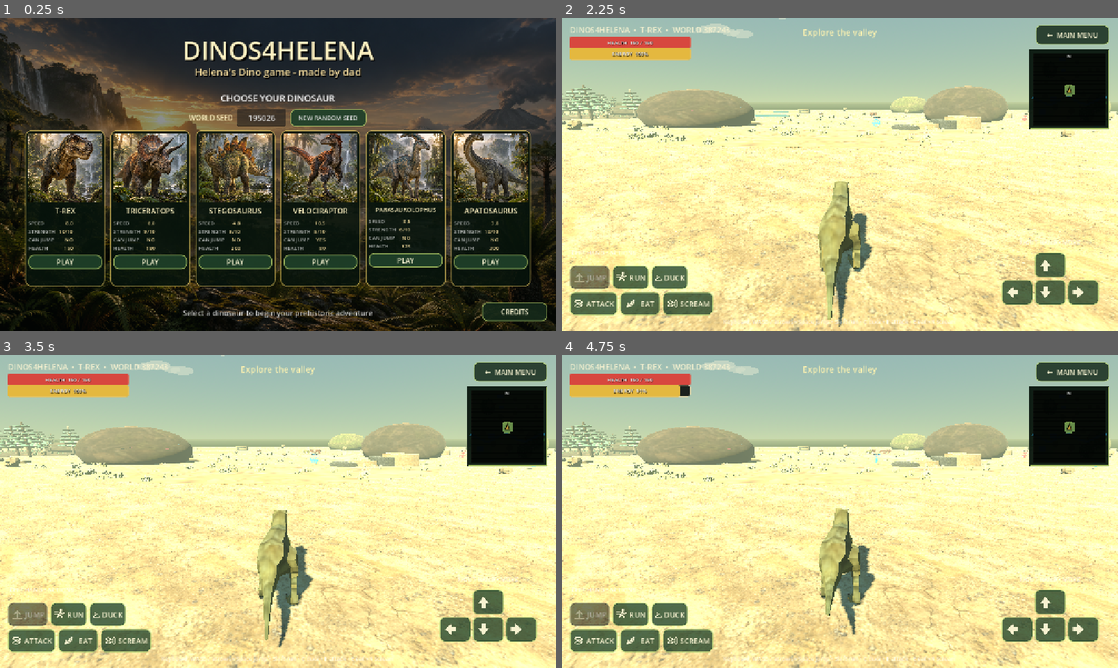
Above: before the commit, frames 1-4 (two rows, left to right).
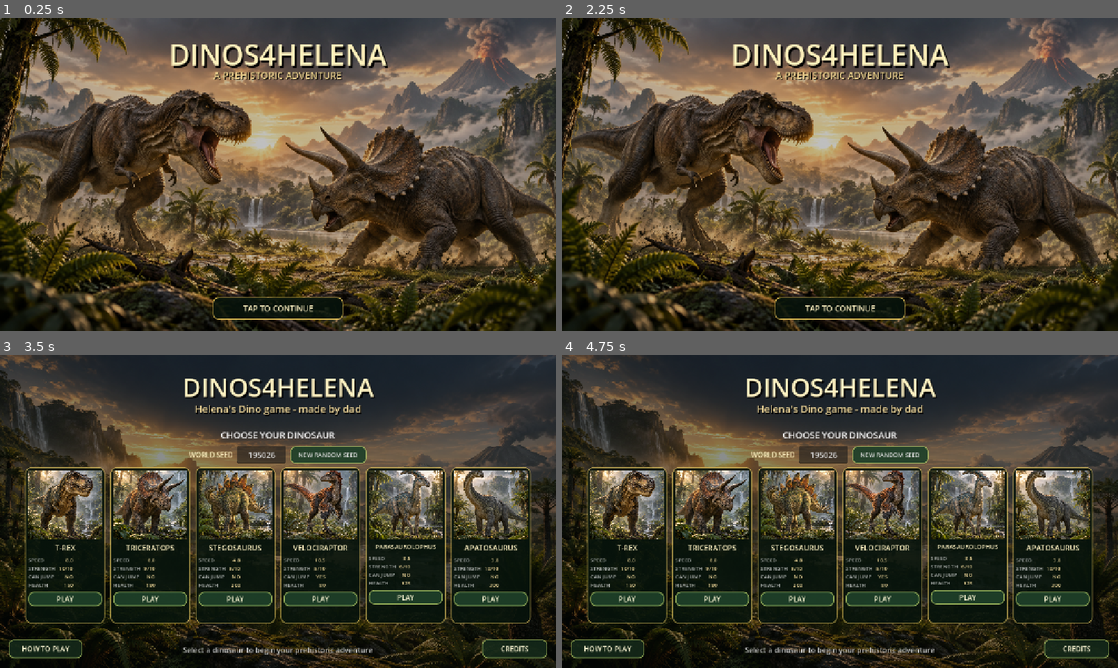
Above: after the commit, the same moments.

Repository: Studio-Level-6128/Dinos4Helena
Game: Godot game, scene res://scenes/main.tscn
Same seed, same stepped clock (60 frames per second), same inputs: the game is played once before the commit and once after it.
Inputs (mouse positions are in pixels of both pictures, inside the frame that each line leads up to):
- Up to frame 1 (0.25 s): no input
- Up to frame 2 (2.25 s): click (890, 118) at 0.5 s, where only the run before the commit has a clickable "NEW RANDOM SEED"; click (890, 118) at 1.25 s, where only the run before the commit has a clickable "NEW RANDOM SEED"; click (628, 168) at 2.02 s
- Up to frame 3 (3.5 s): click (278, 646) at 2.75 s, where only the run after the commit has a clickable "TAP TO CONTINUE"
- Up to frame 4 (4.75 s): click (606, 649) at 3.5 s, where only the run after the commit has a clickable "HOW TO PLAY"; click (840, 624) at 4.25 s, where only the run after the commit has a clickable "BACK"

The runs differ from the first frame. In frame 1, 79% of the frame differs, in the area x 0-100%, y 0-100%; in frame 2, 99%; in frame 3, 99%; in frame 4, 99%.

Commit message:
better docu

Diff:
--- a/project.godot
+++ b/project.godot
@@ -9,6 +9,10 @@
 run/main_scene="res://scenes/main.tscn"
 config/icon="res://assets/icon.svg"
 config/features=PackedStringArray("4.7", "GL Compatibility")
+boot_splash/bg_color=Color(0.015, 0.025, 0.018, 1)
+boot_splash/image="res://assets/ui/menu/dino-fight-splash.png"
+boot_splash/fullsize=true
+boot_splash/use_filter=true
 
 [display]
 
--- a/scripts/baby_dino.gd
+++ b/scripts/baby_dino.gd
@@ -1,5 +1,7 @@
 extends CharacterBody3D
 
+# Lightweight companion controller. Babies deliberately reuse adult models and
+# configuration at a reduced scale, but omit energy and combat objectives.
 signal died(baby: CharacterBody3D)
 
 const CONFIG_PATH := "res://config/dinosaurs.cfg"
@@ -71,6 +73,8 @@
 	var direction := Vector3.ZERO
 	var speed := walk_speed
 	if is_instance_valid(parent_dino) and not bool(parent_dino.get("dead")):
+		# Alternate companions left/right and place later babies slightly farther
+		# back. A short catch-up boost prevents permanent loss behind obstacles.
 		var side_sign := 1.0 if companion_index % 2 == 0 else -1.0
 		var rank := float(companion_index / 2)
 		var lateral_distance := float(parent_dino.get("collision_radius")) + collision_radius + 1.1 + rank * 1.4
--- a/scripts/cloud.gd
+++ b/scripts/cloud.gd
@@ -1,5 +1,7 @@
 extends Node3D
 
+# Moves one procedural cloud across the square world and wraps it at the edge,
+# avoiding continuous cloud creation and deletion on mobile devices.
 var travel_direction := Vector3.RIGHT
 var travel_speed := 1.0
 var world_limit := 230.0
--- a/scripts/egg_nest.gd
+++ b/scripts/egg_nest.gd
@@ -1,5 +1,7 @@
 extends Area3D
 
+# Non-solid breeding interaction. The Area3D detects the player but uses
+# collision_layer 0, so the visible nest and egg never obstruct movement.
 signal hatched(parent_dino: CharacterBody3D, hatch_position: Vector3)
 signal status_changed(message: String)
 
@@ -26,6 +28,8 @@
 
 
 func _physics_process(delta: float) -> void:
+	# Incubation requires one uninterrupted duck hold. Leaving the nest or
+	# standing up resets progress, making an accidental pass-over harmless.
 	if hatching or not is_instance_valid(nearby_player):
 		return
 	var ducking := nearby_player.has_method("is_ducking") and bool(nearby_player.call("is_ducking"))
--- a/scripts/generated_materials.gd
+++ b/scripts/generated_materials.gd
@@ -1,5 +1,7 @@
 extends RefCounted
 
+# Central material factory for generated textures. Triplanar projection lets a
+# small texture library cover unrelated source meshes without editing their UVs.
 const DINO_TEXTURES: Array[Texture2D] = [
 	preload("res://assets/textures/generated/dino_skin_olive.png"),
 	preload("res://assets/textures/generated/dino_skin_russet.png"),
--- a/scripts/main.gd
+++ b/scripts/main.gd
@@ -1,5 +1,8 @@
 extends Node3D
 
+# Main application controller. This script owns the menu/HUD, seeded world
+# generation, and the creation of runtime actors. Individual actor behavior
+# lives in the smaller scripts preloaded below.
 const PLAYER_SCRIPT := preload("res://scripts/player_dino.gd")
 const NPC_DINO_SCRIPT := preload("res://scripts/npc_dino.gd")
 const MINIMAP_SCRIPT := preload("res://scripts/minimap.gd")
@@ -12,6 +15,23 @@
 const HERBIVORE_IDS := ["triceratops", "stegosaurus", "parasaurolophus", "apatosaurus"]
 const CARNIVORE_IDS := ["trex", "velociraptor"]
 const MAP_HALF_SIZE := 200.0
+const PLAY_GUIDE_TEXT := """[b]MOVEMENT AND ACTIONS[/b]
+Use the right-hand arrows to move forward or backward and steer. Use the left-hand buttons to jump, run, duck, attack, eat, or scream. Keyboard controls are WASD/arrows, Space, Shift, C/Ctrl, F, E, and R.
+
+[b]HEALTH, ENERGY, AND FOOD[/b]
+Every action costs energy; running, jumping, and fighting cost more. At zero energy, health starts to fall. Herbivores regain energy by holding EAT near plants. Carnivores eat meat left by defeated dinosaurs. Red tokens restore health; blue and orange tokens temporarily double speed or strength.
+
+[b]WILDLIFE[/b]
+Herbivores travel in moving packs. They flee hunters, but fight back and defend members of their own species. A matching herbivore player can shelter with a pack. Carnivores stalk prey, avoid fights they are unlikely to win, feed after a kill, and retreat when badly injured. Dinosaurs never attack their own species.
+
+[b]EGGS AND BABIES[/b]
+Egg nests are hidden throughout the valley. Stand over an egg and hold DUCK until it hatches. The baby matches your species, follows beside you, and has its own health. Protect it from predators.
+
+[b]EXPLORING THE WORLD[/b]
+Trees, rocks, fallen logs, hills, and raised ledges are solid. Rivers and lakes divide the forest and grassland areas. Invisible walls keep dinosaurs inside the valley. The minimap reveals terrain as you explore and marks meat from defeated dinosaurs.
+
+[b]WORLD SEEDS[/b]
+The six-digit seed on the selection screen controls the complete map layout. Reuse a seed to replay the same valley or generate a new random one."""
 const ENVIRONMENT_MODEL_PATHS := {
 	"tree": "res://assets/models/environment/araucaria_conifer.glb",
 	"fern": "res://assets/models/environment/forest_fern.glb",
@@ -32,6 +52,10 @@
 var game_hud: CanvasLayer
 var menu_layer: CanvasLayer
 var credits_overlay: Control
+var play_guide_overlay: Control
+var splash_layer: CanvasLayer
+var splash_root: Control
+var splash_dismissed := false
 var health_bar: ProgressBar
 var energy_bar: ProgressBar
 var health_label: Label
@@ -65,14 +89,20 @@
 	assert(config_error == OK, "Could not load dinosaur configuration")
 	_create_input_actions()
 	_build_main_menu()
+	_build_splash_screen()
 
 
 func _start_game(dino_id: String) -> void:
+	# Tests and keyboard users may start directly, so make sure the splash can
+	# never remain above a running world.
+	_dismiss_splash(true)
 	_commit_world_seed()
 	selected_dino_id = dino_id
 	selected_dino_name = dinosaur_config.get_value(dino_id, "display_name", dino_id.capitalize())
 	if is_instance_valid(credits_overlay):
 		credits_overlay.hide()
+	if is_instance_valid(play_guide_overlay):
+		play_guide_overlay.hide()
 	menu_layer.hide()
 	world_root = Node3D.new()
 	world_root.name = "PrehistoricWorld"
@@ -263,7 +293,111 @@
 	credits_button.add_theme_stylebox_override("hover", _button_style(Color(0.18, 0.34, 0.2, 0.96), Color("f7f2d0")))
 	credits_button.pressed.connect(_open_credits)
 	root.add_child(credits_button)
+
+	var guide_button := Button.new()
+	guide_button.name = "PlayGuideButton"
+	guide_button.text = "HOW TO PLAY"
+	guide_button.set_anchors_preset(Control.PRESET_BOTTOM_LEFT)
+	guide_button.position = Vector2(20, -66)
+	guide_button.size = Vector2(170, 44)
+	guide_button.focus_mode = Control.FOCUS_NONE
+	guide_button.add_theme_font_size_override("font_size", 16)
+	guide_button.add_theme_color_override("font_color", Color("f7f2d0"))
+	guide_button.add_theme_stylebox_override("normal", _button_style(Color(0.08, 0.16, 0.1, 0.88), Color(0.72, 0.83, 0.42, 0.72)))
+	guide_button.add_theme_stylebox_override("hover", _button_style(Color(0.18, 0.34, 0.2, 0.96), Color("f7f2d0")))
+	guide_button.pressed.connect(_open_play_guide)
+	root.add_child(guide_button)
 	_build_credits_overlay(root)
+	_build_play_guide_overlay(root)
+
+
+func _build_splash_screen() -> void:
+	# CanvasLayer keeps the startup art above the menu while Godot finishes
+	# importing and preparing the first interactive screen.
+	splash_dismissed = false
+	menu_layer.hide()
+	splash_layer = CanvasLayer.new()
+	splash_layer.name = "StartupSplash"
+	splash_layer.layer = 20
+	add_child(splash_layer)
+	splash_root = Control.new()
+	splash_root.set_anchors_and_offsets_preset(Control.PRESET_FULL_RECT)
+	splash_layer.add_child(splash_root)
+
+	var artwork := TextureRect.new()
+	artwork.name = "DinoFightArtwork"
+	artwork.set_anchors_and_offsets_preset(Control.PRESET_FULL_RECT)
+	artwork.texture = load("res://assets/ui/menu/dino-fight-splash.png")
+	artwork.expand_mode = TextureRect.EXPAND_IGNORE_SIZE
+	artwork.stretch_mode = TextureRect.STRETCH_KEEP_ASPECT_COVERED
+	artwork.mouse_filter = Control.MOUSE_FILTER_IGNORE
+	splash_root.add_child(artwork)
+
+	var shade := ColorRect.new()
+	shade.set_anchors_and_offsets_preset(Control.PRESET_FULL_RECT)
+	shade.color = Color(0.01, 0.018, 0.012, 0.24)
+	shade.mouse_filter = Control.MOUSE_FILTER_IGNORE
+	splash_root.add_child(shade)
+
+	var title := Label.new()
+	title.text = "DINOS4HELENA"
+	title.horizontal_alignment = HORIZONTAL_ALIGNMENT_CENTER
+	title.set_anchors_preset(Control.PRESET_CENTER_TOP)
+	title.position = Vector2(-480, 38)
+	title.size = Vector2(960, 86)
+	title.add_theme_font_size_override("font_size", 66)
+	title.add_theme_color_override("font_color", Color("fff1bc"))
+	title.add_theme_color_override("font_shadow_color", Color(0, 0, 0, 0.95))
+	title.add_theme_constant_override("shadow_offset_x", 4)
+	title.add_theme_constant_override("shadow_offset_y", 5)
+	splash_root.add_child(title)
+
+	var subtitle := Label.new()
+	subtitle.text = "A PREHISTORIC ADVENTURE"
+	subtitle.horizontal_alignment = HORIZONTAL_ALIGNMENT_CENTER
+	subtitle.set_anchors_preset(Control.PRESET_CENTER_TOP)
+	subtitle.position = Vector2(-350, 116)
+	subtitle.size = Vector2(700, 38)
+	subtitle.add_theme_font_size_override("font_size", 22)
+	subtitle.add_theme_color_override("font_color", Color("f1d690"))
+	subtitle.add_theme_color_override("font_shadow_color", Color(0, 0, 0, 0.9))
+	subtitle.add_theme_constant_override("shadow_offset_x", 2)
+	subtitle.add_theme_constant_override("shadow_offset_y", 2)
+	splash_root.add_child(subtitle)
+
+	var continue_button := Button.new()
+	continue_button.name = "ContinueButton"
+	continue_button.text = "TAP TO CONTINUE"
+	continue_button.set_anchors_preset(Control.PRESET_CENTER_BOTTOM)
+	continue_button.position = Vector2(-150, -78)
+	continue_button.size = Vector2(300, 52)
+	continue_button.focus_mode = Control.FOCUS_NONE
+	continue_button.add_theme_font_size_override("font_size", 18)
+	continue_button.add_theme_color_override("font_color", Color("fff2c2"))
+	continue_button.add_theme_stylebox_override("normal", _button_style(Color(0.025, 0.075, 0.045, 0.86), Color(0.9, 0.76, 0.34, 0.9)))
+	continue_button.add_theme_stylebox_override("hover", _button_style(Color(0.12, 0.28, 0.13, 0.94), Color("fff2c2")))
+	continue_button.pressed.connect(_dismiss_splash)
+	splash_root.add_child(continue_button)
+	get_tree().create_timer(4.0).timeout.connect(_dismiss_splash)
+
+
+func _dismiss_splash(immediate := false) -> void:
+	if splash_dismissed:
+		return
+	splash_dismissed = true
+	if immediate or not is_instance_valid(splash_root):
+		if is_instance_valid(splash_layer):
+			splash_layer.queue_free()
+		menu_layer.show()
+		return
+	var tween := create_tween()
+	tween.tween_property(splash_root, "modulate:a", 0.0, 0.35)
+	tween.finished.connect(func() -> void:
+		if is_instance_valid(splash_layer):
+			splash_layer.queue_free()
+		if is_instance_valid(menu_layer):
+			menu_layer.show()
+	)
 
 
 func _build_credits_overlay(parent: Control) -> void:
@@ -356,6 +490,72 @@
 func _close_credits() -> void:
 	if is_instance_valid(credits_overlay):
 		credits_overlay.hide()
+
+
+func _build_play_guide_overlay(parent: Control) -> void:
+	play_guide_overlay = Control.new()
+	play_guide_overlay.name = "PlayGuideOverlay"
+	play_guide_overlay.set_anchors_and_offsets_preset(Control.PRESET_FULL_RECT)
+	play_guide_overlay.mouse_filter = Control.MOUSE_FILTER_STOP
+	parent.add_child(play_guide_overlay)
+
+	var shade := ColorRect.new()
+	shade.set_anchors_and_offsets_preset(Control.PRESET_FULL_RECT)
+	shade.color = Color(0.005, 0.015, 0.01, 0.88)
+	shade.mouse_filter = Control.MOUSE_FILTER_STOP
+	play_guide_overlay.add_child(shade)
+
+	var panel := PanelContainer.new()
+	panel.set_anchors_preset(Control.PRESET_CENTER)
+	panel.position = Vector2(-470, -310)
+	panel.size = Vector2(940, 620)
+	panel.add_theme_stylebox_override("panel", _credits_style())
+	play_guide_overlay.add_child(panel)
+
+	var column := VBoxContainer.new()
+	column.add_theme_constant_override("separation", 12)
+	panel.add_child(column)
+	var heading := Label.new()
+	heading.text = "HOW TO PLAY"
+	heading.horizontal_alignment = HORIZONTAL_ALIGNMENT_CENTER
+	heading.add_theme_font_size_override("font_size", 36)
+	heading.add_theme_color_override("font_color", Color("fff2c2"))
+	column.add_child(heading)
+
+	var guide_text := RichTextLabel.new()
+	guide_text.name = "PlayGuideText"
+	guide_text.bbcode_enabled = true
+	guide_text.text = PLAY_GUIDE_TEXT
+	guide_text.custom_minimum_size = Vector2(850, 430)
+	guide_text.size_flags_vertical = Control.SIZE_EXPAND_FILL
+	guide_text.scroll_active = true
+	guide_text.add_theme_font_size_override("normal_font_size", 16)
+	guide_text.add_theme_font_size_override("bold_font_size", 18)
+	guide_text.add_theme_color_override("default_color", Color("f4f0df"))
+	column.add_child(guide_text)
+
+	var close_button := Button.new()
+	close_button.name = "ClosePlayGuideButton"
+	close_button.text = "BACK"
+	close_button.custom_minimum_size = Vector2(210, 46)
+	close_button.size_flags_horizontal = Control.SIZE_SHRINK_CENTER
+	close_button.focus_mode = Control.FOCUS_NONE
+	close_button.add_theme_font_size_override("font_size", 17)
+	close_button.add_theme_stylebox_override("normal", _button_style(Color(0.12, 0.25, 0.16, 0.95), Color(0.72, 0.83, 0.42, 0.8)))
+	close_button.add_theme_stylebox_override("hover", _button_style(Color(0.24, 0.43, 0.22, 0.98), Color("f7f2d0")))
+	close_button.pressed.connect(_close_play_guide)
+	column.add_child(close_button)
+	play_guide_overlay.hide()
+
+
+func _open_play_guide() -> void:
+	if is_instance_valid(play_guide_overlay):
+		play_guide_overlay.show()
+
+
+func _close_play_guide() -> void:
+	if is_instance_valid(play_guide_overlay):
+		play_guide_overlay.hide()
 
 
 func _open_credits_github() -> void:
--- a/scripts/minimap.gd
+++ b/scripts/minimap.gd
@@ -1,5 +1,7 @@
 extends Control
 
+# Runtime-drawn minimap. World coordinates map into a fixed square and a small
+# byte grid stores persistent fog-of-war discovery without allocating textures.
 const FOG_GRID_SIZE := 40
 const REVEAL_RADIUS := 34.0
 const DRAW_INTERVAL := 0.12
--- a/scripts/npc_dino.gd
+++ b/scripts/npc_dino.gd
@@ -1,5 +1,8 @@
 extends CharacterBody3D
 
+# Shared wildlife controller. Carnivores use risk-aware hunt/stalk/feed states;
+# herbivores use flee/retaliate/defend states and a leader-based pack formation.
+# State priority is deliberate: survival and combat always override roaming.
 signal died(npc: CharacterBody3D)
 
 const CONFIG_PATH := "res://config/dinosaurs.cfg"
@@ -119,6 +122,8 @@
 		velocity.y -= gravity * delta
 	var move_direction := Vector3.ZERO
 	var move_speed := walk_speed
+	# Carnivore priority: retreat when critically hurt, feed when hungry, then
+	# hunt only targets that pass the combat-odds calculation.
 	if diet == "carnivore":
 		var retreat_threat := _nearest_opponent(AVOID_DANGER_RANGE * 1.6) if _is_heavily_injured() else null
 		if is_instance_valid(retreat_threat):
@@ -148,6 +153,8 @@
 			if state in ["hunting", "avoiding"]:
 				move_speed = run_speed
 	else:
+		# Herbivore priority: defend alerted allies, respond to a direct threat,
+		# then resume the moving pack formation.
 		if is_instance_valid(ally_defense_target):
 			var defense_offset := ally_defense_target.global_position - global_position
 			var defense_distance := Vector2(defense_offset.x, defense_offset.z).length()
@@ -250,6 +257,8 @@
 
 
 func _combat_odds(opponent: Node3D) -> float:
+	# Nearby same-species herbivores contribute partial defensive power. This is
+	# why a protected pack is unattractive while a temporary straggler is viable.
 	if not is_instance_valid(opponent) or _is_same_species(opponent):
 		return 0.0
 	var hunter_power := _body_power(self) * 1.2
@@ -313,6 +322,9 @@
 
 
 func _pack_direction(delta: float) -> Vector3:
+	# A single leader wanders; followers target staggered offsets behind it.
+	# Separation steering handles visual spacing while collision exceptions make
+	# it impossible for packmates to form a physics deadlock.
 	var welcomed_player := _nearby_same_species_player()
 	if is_instance_valid(welcomed_player):
 		var welcome_offset := welcomed_player.global_position - global_position
--- a/scripts/player_dino.gd
+++ b/scripts/player_dino.gd
@@ -1,5 +1,8 @@
 extends CharacterBody3D
 
+# Player-controlled dinosaur. Input from keyboard and touch is normalized into
+# the same named actions; this keeps movement, energy, animation, and audio
+# behavior identical on desktop and Android.
 const GENERATED_MATERIALS := preload("res://scripts/generated_materials.gd")
 
 signal screamed
@@ -135,6 +138,8 @@
 	if _action_just_pressed("scream") and scream_time <= 0.0:
 		_start_scream()
 
+	# Touch buttons store their state in mobile_actions. Combining those values
+	# with InputMap actions allows simultaneous movement and action presses.
 	var throttle := Input.get_action_strength("move_forward") - Input.get_action_strength("move_back")
 	throttle += _float_action("move_forward") - _float_action("move_back")
 	throttle = clampf(throttle, -1.0, 1.0)
@@ -308,6 +313,8 @@
 
 
 func _perform_attack_hit() -> void:
+	# Damage is delayed until the visual attack reaches its impact pose. A cone
+	# test prevents targets behind the player from being struck.
 	if dead:
 		return
 	var forward := -global_transform.basis.z.normalized()
--- a/scripts/powerup_token.gd
+++ b/scripts/powerup_token.gd
@@ -1,5 +1,7 @@
 extends Area3D
 
+# Non-blocking collectible. Visual meshes are built procedurally so each token
+# stays cheap to render and needs no additional model asset.
 signal consumed(token_type: String)
 
 const COLORS := {
--- a/tests/dinosaur_selection_smoke.gd
+++ b/tests/dinosaur_selection_smoke.gd
@@ -14,6 +14,9 @@
 	assert(config.load("res://config/dinosaurs.cfg") == OK, "Could not load dinosaur stats")
 	root.add_child(app)
 	await process_frame
+	assert(is_instance_valid(app.splash_layer), "Startup splash is missing")
+	assert(not app.menu_layer.visible, "Selection menu should wait behind the splash")
+	app._dismiss_splash(true)
 	assert(app.menu_layer.visible, "Main menu is not visible at startup")
 	var credits_button := app.menu_layer.find_child("CreditsButton", true, false) as Button
 	assert(credits_button != null, "Credits button is missing from the main menu")
--- a/tests/gameplay_smoke.gd
+++ b/tests/gameplay_smoke.gd
@@ -7,11 +7,25 @@
 
 func _run() -> void:
 	assert(ProjectSettings.get_setting("display/window/handheld/orientation") == 4, "Android orientation is not locked to landscape")
+	assert(ProjectSettings.get_setting("application/boot_splash/image") == "res://assets/ui/menu/dino-fight-splash.png", "Native startup splash artwork is not configured")
 	var scene := load("res://scenes/main.tscn") as PackedScene
 	var world := scene.instantiate()
 	root.add_child(world)
 	await process_frame
-	assert(world.menu_layer.visible, "Main menu was not shown on launch")
+	assert(is_instance_valid(world.splash_layer) and world.splash_layer.visible, "Startup splash was not shown on launch")
+	assert(not world.menu_layer.visible, "Main menu appeared above the startup splash")
+	var splash_art := world.splash_layer.find_child("DinoFightArtwork", true, false) as TextureRect
+	assert(splash_art != null and splash_art.texture != null, "Generated dinosaur-fight splash artwork is missing")
+	world._dismiss_splash(true)
+	assert(world.menu_layer.visible, "Dismissing the splash did not reveal the main menu")
+	var guide_button := world.menu_layer.find_child("PlayGuideButton", true, false) as Button
+	assert(guide_button != null, "Landing page has no play-guide button")
+	world._open_play_guide()
+	assert(world.play_guide_overlay.visible, "Play guide did not open")
+	var guide_text := world.play_guide_overlay.find_child("PlayGuideText", true, false) as RichTextLabel
+	assert(guide_text != null and "EGGS AND BABIES" in guide_text.text and "WILDLIFE" in guide_text.text, "Play guide is incomplete")
+	world._close_play_guide()
+	assert(not world.play_guide_overlay.visible, "Play guide did not close")
 	world.seed_input.text = "123456"
 	world._start_game("velociraptor")
 	await physics_frame
Binary file added: assets/ui/menu/dino-fight-splash.png
Not shown, added: assets/ui/menu/dino-fight-splash.png.import
Not shown, changed: assets/ui/menu/GENERATED_ASSETS.md
Not shown, added: docs/DEVELOPMENT.md
Not shown, added: docs/PLAY_GUIDE.md
